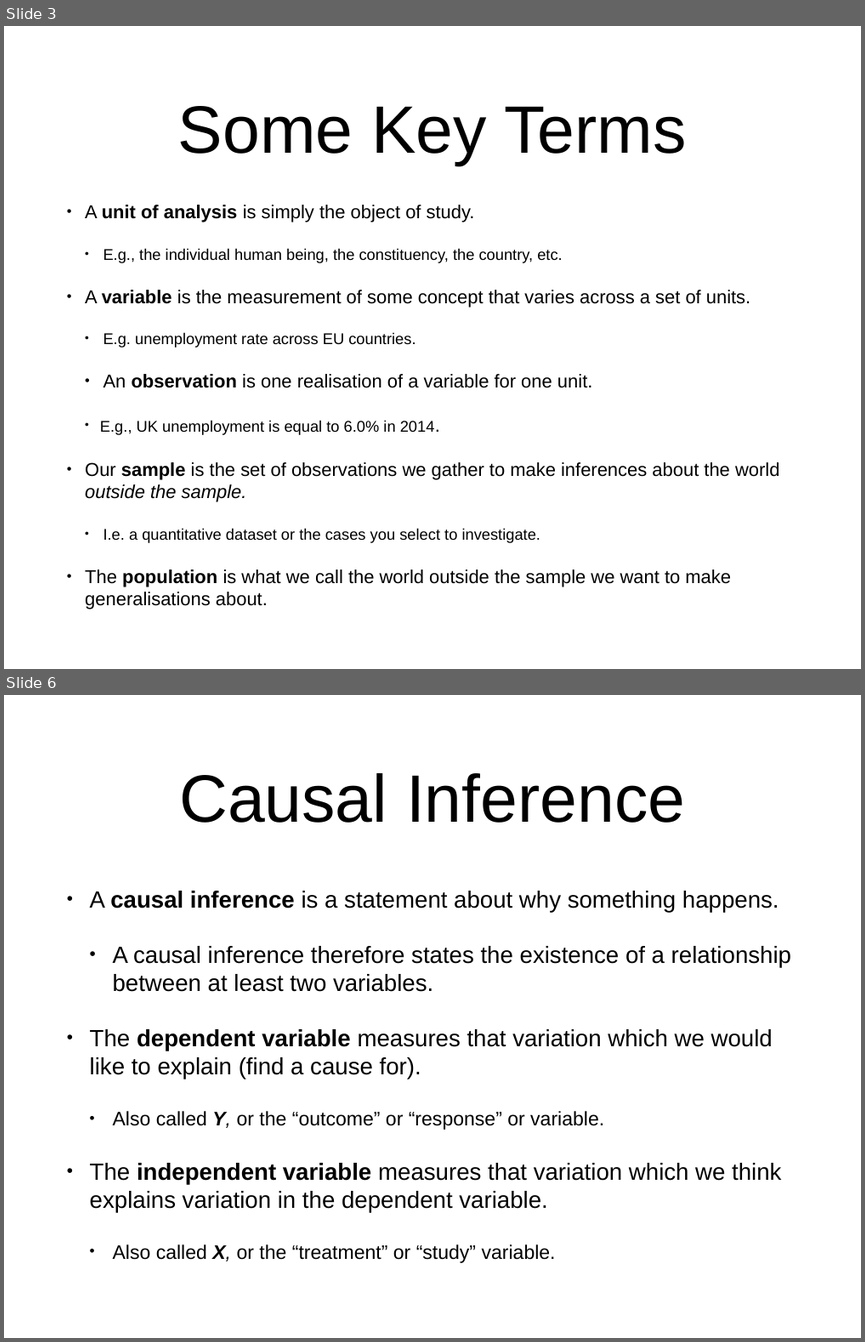
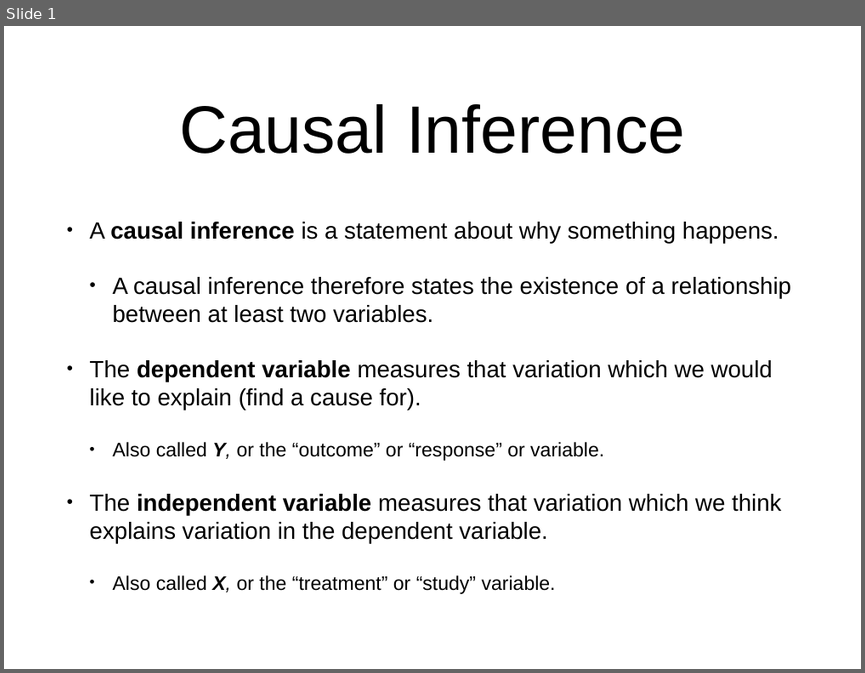
Before and after one commit to jmrphy/political_inquiry, a slide deck: materials/challenge_of_inference/challenge_of_inference.pptx. Shown one above the other, each under a label of ours: slides 3 and 6 before the commit, slide 1 after it; the slides between them are not shown. The pictures are 865x1342 and 865x673 pixels, drawn with LibreOffice and Linux fonts; fonts in the diff are those of the drawing. Boxes give left, top, right and bottom in pixels: in the first picture for what was removed or moved away, otherwise in the second. Text is boxed around its words. In the diff, an @@ line names an element or a change of style, - is before the commit and + after.

```diff
--- a/materials/challenge_of_inference/challenge_of_inference.pptx
+++ b/materials/challenge_of_inference/challenge_of_inference.pptx
@@ slide 3 removed at (4, 26, 861, 669), background #FFFFFF @@
@@ title removed at (178, 106, 686, 165) @@
-Some Key Terms
@@ text removed at (85, 204, 779, 609) @@
-• A unit of analysis is simply the object of study.
-  • E.g., the individual human being, the constituency, the country, etc.
-• A variable is the measurement of some concept that varies across a set of units.
-  • E.g. unemployment rate across EU countries.
-  • An observation is one realisation of a variable for one unit.
-  • E.g., UK unemployment is equal to 6.0% in 2014.
-• Our sample is the set of observations we gather to make inferences about the world outside the sample.
-  • I.e. a quantitative dataset or the cases you select to investigate.
-• The population is what we call the world outside the sample we want to make generalisations about.
@@ what was slide 6 is now slide 1 @@
```
Also in this commit, not shown: 4 other slides removed, 17 other files.
